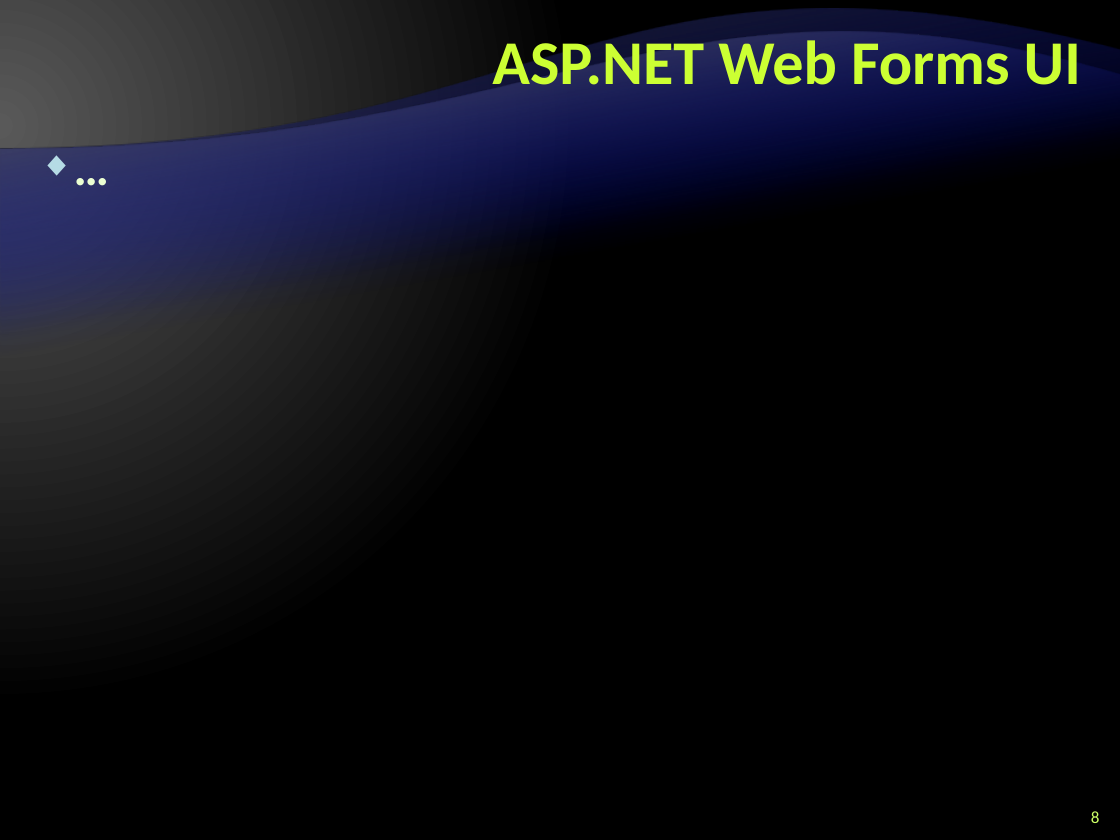
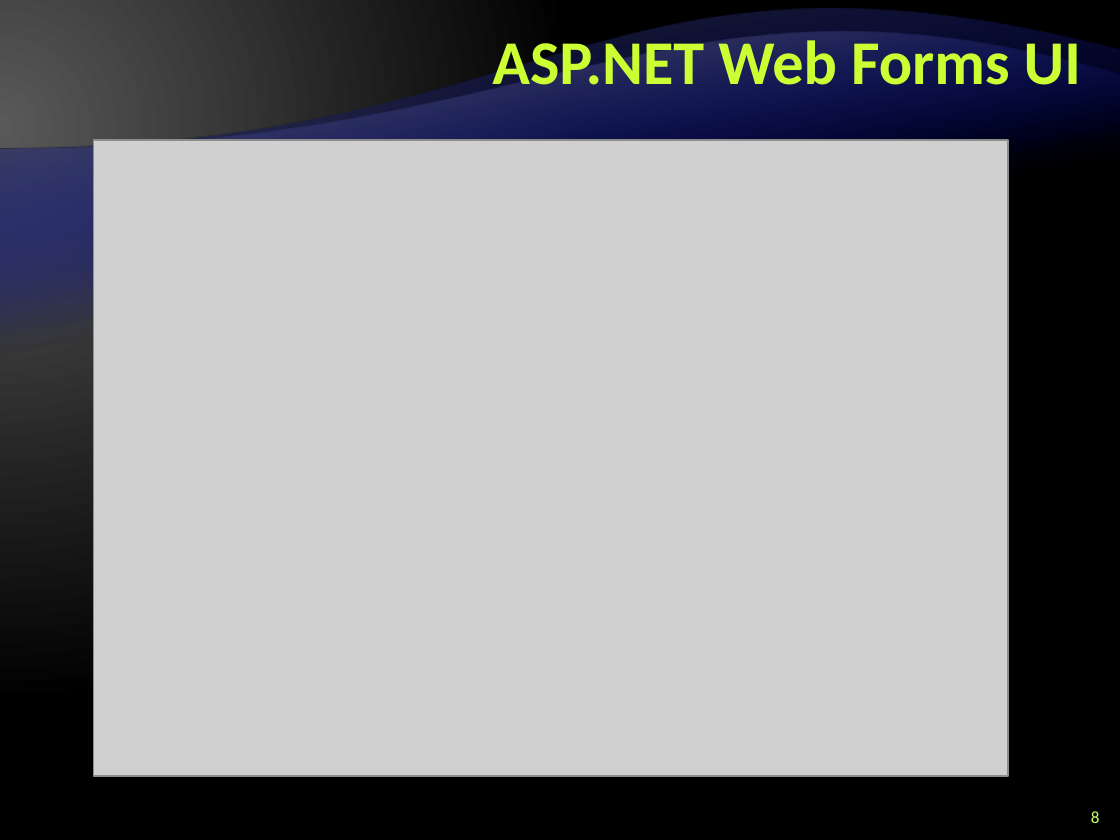
Before and after one commit to Graveheart/aspnetcourse, a slide deck: slide 8 of lectures/14. Practical Project - Demo.pptx. Drawn at 1120x840 pixels with LibreOffice and Linux fonts; fonts in the diff are those of the drawing; grey boxes stand for pictures; background and template pictures are left out. Boxes give left, top, right and bottom in pixels: in the first picture for what was removed or moved away, otherwise in the second. Text is boxed around its words. In the diff, an @@ line names an element or a change of style, - is before the commit and + after.

```diff
--- a/lectures/14. Practical Project - Demo.pptx
+++ b/lectures/14. Practical Project - Demo.pptx
@@ text removed at box(28, 131, 1092, 822) @@
-◆ …
@@ picture added at box(93, 140, 1008, 776) @@
```
Also in this commit, not shown: 1 other slide changed, 2 other files.
